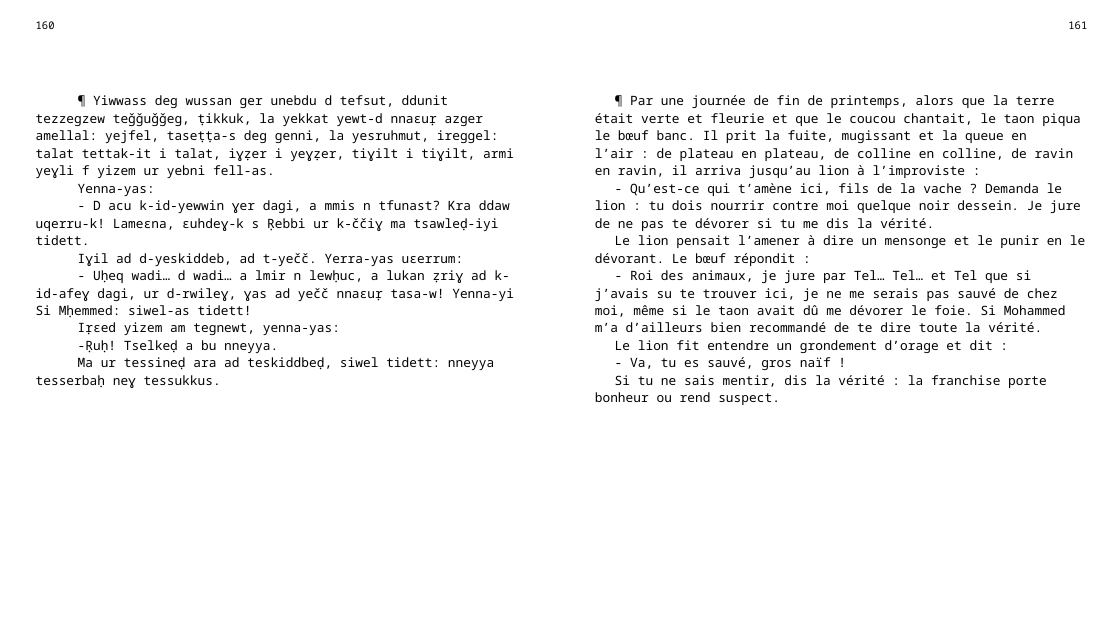
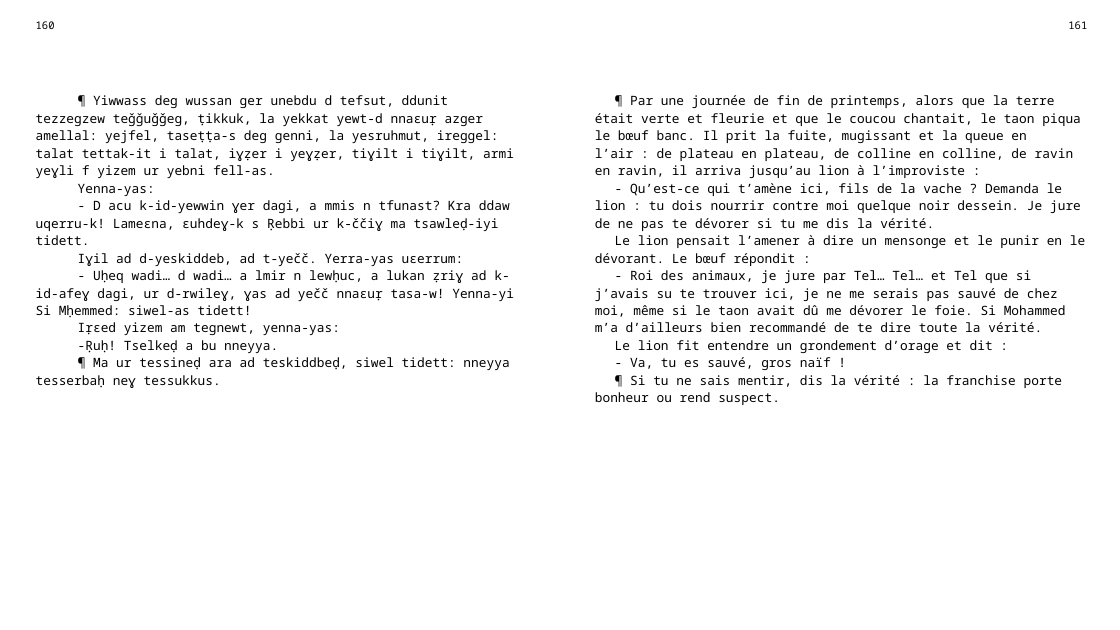
Before and after one commit to sferhah/tamacahut_n_wuccen, a slide deck: slide 77 of Uccen.ConsoleApp/uccen.pptx. Drawn at 1120x630 pixels with LibreOffice and Linux fonts; fonts in the diff are those of the drawing. Boxes give left, top, right and bottom in pixels: in the first picture for what was removed or moved away, otherwise in the second. Text is boxed around its words. In the diff, an @@ line names an element or a change of style, - is before the commit and + after.

```diff
--- a/Uccen.ConsoleApp/uccen.pptx
+++ b/Uccen.ConsoleApp/uccen.pptx
@@ table at box(27, 13, 1096, 607) @@
-row 3, column 1: ¶ Yiwwass deg wussan ger unebdu d tefsut, ddunit tezzegzew teǧǧuǧǧeg, ṭikkuk, la yekkat yewt-d nnaɛuṛ azger amellal: yejfel, taseṭṭa-s deg genni, la yesruhmut, ireggel: talat tettak-it i talat, iɣẓer i yeɣẓer, tiɣilt i tiɣilt, armi yeɣli f yizem ur yebni fell-as. / Yenna-yas: / - D acu k-id-yewwin ɣer dagi, a mmis n tfunast? Kra ddaw uqerru-k! Lameɛna, ɛuhdeɣ-k s Ṛebbi ur k-ččiɣ ma tsawleḍ-iyi tidett. / Iɣil ad d-yeskiddeb, ad t-yečč. Yerra-yas uɛerrum: / - Uḥeq wadi… d wadi… a lmir n lewḥuc, a lukan ẓriɣ ad k-id-afeɣ dagi, ur d-rwileɣ, ɣas ad yečč nnaɛuṛ tasa-w! Yenna-yi Si Mḥemmed: siwel-as tidett! / Iṛɛed yizem am tegnewt, yenna-yas: / -Ṛuḥ! Tselkeḍ a bu nneyya. / Ma ur tessineḍ ara ad teskiddbeḍ, siwel tidett: nneyya tesserbaḥ neɣ tessukkus.
+row 3, column 1: ¶ Yiwwass deg wussan ger unebdu d tefsut, ddunit tezzegzew teǧǧuǧǧeg, ṭikkuk, la yekkat yewt-d nnaɛuṛ azger amellal: yejfel, taseṭṭa-s deg genni, la yesruhmut, ireggel: talat tettak-it i talat, iɣẓer i yeɣẓer, tiɣilt i tiɣilt, armi yeɣli f yizem ur yebni fell-as. / Yenna-yas: / - D acu k-id-yewwin ɣer dagi, a mmis n tfunast? Kra ddaw uqerru-k! Lameɛna, ɛuhdeɣ-k s Ṛebbi ur k-ččiɣ ma tsawleḍ-iyi tidett. / Iɣil ad d-yeskiddeb, ad t-yečč. Yerra-yas uɛerrum: / - Uḥeq wadi… d wadi… a lmir n lewḥuc, a lukan ẓriɣ ad k-id-afeɣ dagi, ur d-rwileɣ, ɣas ad yečč nnaɛuṛ tasa-w! Yenna-yi Si Mḥemmed: siwel-as tidett! / Iṛɛed yizem am tegnewt, yenna-yas: / -Ṛuḥ! Tselkeḍ a bu nneyya. / ¶ Ma ur tessineḍ ara ad teskiddbeḍ, siwel tidett: nneyya tesserbaḥ neɣ tessukkus.
-row 3, column 3: ¶ Par une journée de fin de printemps, alors que la terre était verte et fleurie et que le coucou chantait, le taon piqua le bœuf banc. Il prit la fuite, mugissant et la queue en l’air : de plateau en plateau, de colline en colline, de ravin en ravin, il arriva jusqu’au lion à l’improviste : / - Qu’est-ce qui t’amène ici, fils de la vache ? Demanda le lion : tu dois nourrir contre moi quelque noir dessein. Je jure de ne pas te dévorer si tu me dis la vérité. / Le lion pensait l’amener à dire un mensonge et le punir en le dévorant. Le bœuf répondit : / - Roi des animaux, je jure par Tel… Tel… et Tel que si j’avais su te trouver ici, je ne me serais pas sauvé de chez moi, même si le taon avait dû me dévorer le foie. Si Mohammed m’a d’ailleurs bien recommandé de te dire toute la vérité. / Le lion fit entendre un grondement d’orage et dit : / - Va, tu es sauvé, gros naïf ! / Si tu ne sais mentir, dis la vérité : la franchise porte bonheur ou rend suspect.
+row 3, column 3: ¶ Par une journée de fin de printemps, alors que la terre était verte et fleurie et que le coucou chantait, le taon piqua le bœuf banc. Il prit la fuite, mugissant et la queue en l’air : de plateau en plateau, de colline en colline, de ravin en ravin, il arriva jusqu’au lion à l’improviste : / - Qu’est-ce qui t’amène ici, fils de la vache ? Demanda le lion : tu dois nourrir contre moi quelque noir dessein. Je jure de ne pas te dévorer si tu me dis la vérité. / Le lion pensait l’amener à dire un mensonge et le punir en le dévorant. Le bœuf répondit : / - Roi des animaux, je jure par Tel… Tel… et Tel que si j’avais su te trouver ici, je ne me serais pas sauvé de chez moi, même si le taon avait dû me dévorer le foie. Si Mohammed m’a d’ailleurs bien recommandé de te dire toute la vérité. / Le lion fit entendre un grondement d’orage et dit : / - Va, tu es sauvé, gros naïf ! / ¶ Si tu ne sais mentir, dis la vérité : la franchise porte bonheur ou rend suspect.
```
Also in this commit, not shown: 1 other slide changed, 1 other file.
